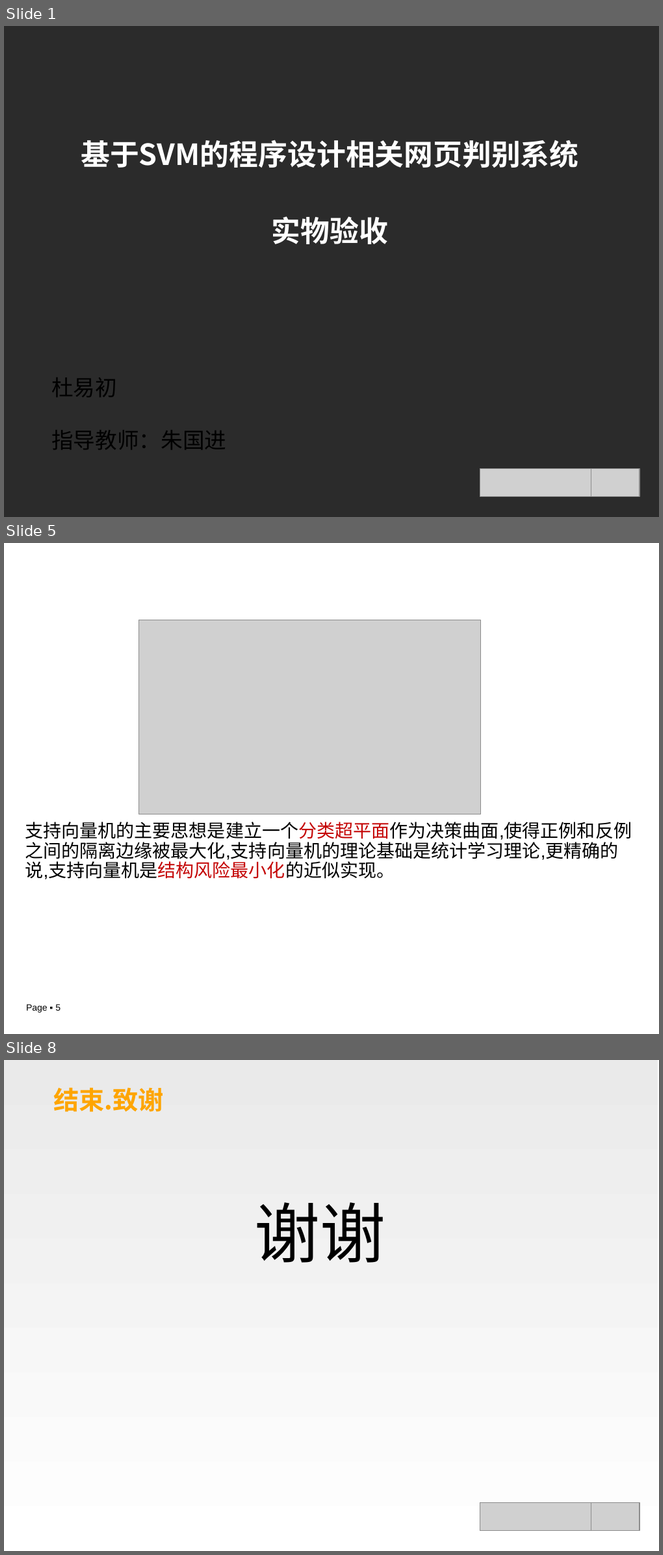
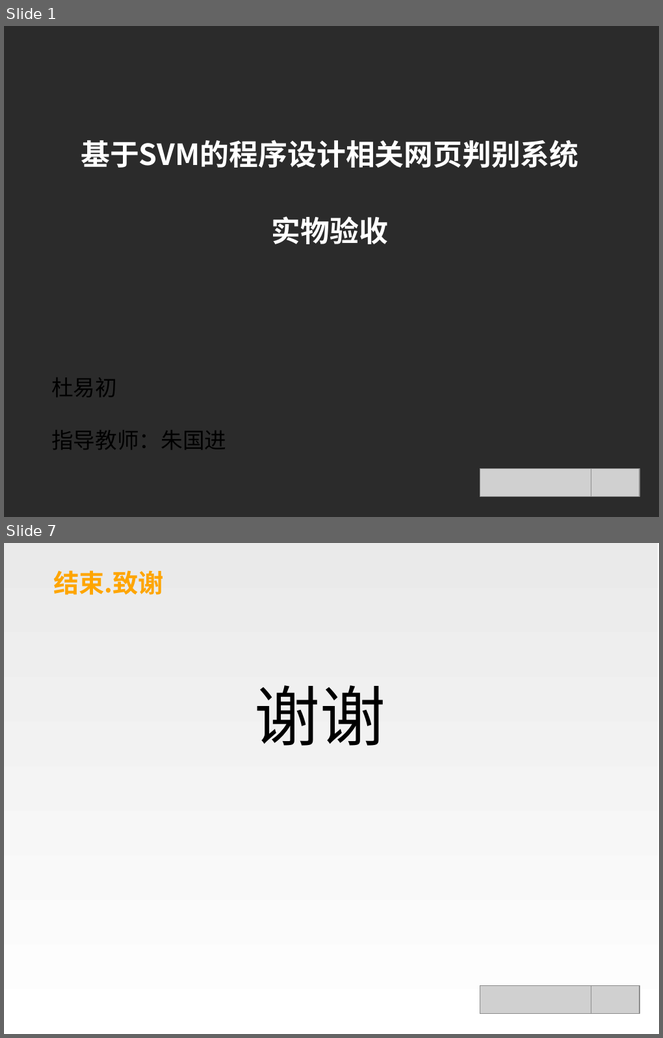
Before and after one commit to chuchu9293/GraduationProject, a slide deck: GraduationProjectDocs/毕设-实物验收.ppt. Shown one above the other, each under a label of ours: slides 1, 5 and 8 before the commit, slides 1 and 7 after it; the slides between them are not shown. The pictures are 663x1555 and 663x1038 pixels, drawn with LibreOffice and Linux fonts; fonts in the diff are those of the drawing; grey boxes stand for pictures; background and template pictures are left out; a plain dark background stands for a picture behind light text. Boxes give left, top, right and bottom in pixels: in the first picture for what was removed or moved away, otherwise in the second. Text is boxed around its words. In the diff, an @@ line names an element or a change of style, - is before the commit and + after.

```diff
--- a/GraduationProjectDocs/毕设-实物验收.ppt
+++ b/GraduationProjectDocs/毕设-实物验收.ppt
@@ slide 5 removed at (4,543,659,1034), background picture (left out) @@
@@ title removed at (25,557,636,604) @@
-支持向量机
@@ picture removed at (139,620,481,814) @@
@@ text removed at (25,822,633,880) @@
-支持向量机的主要思想是建立一个分类超平面作为决策曲面,使得正例和反例之间的隔离边缘被最大化,支持向量机的理论基础是统计学习理论,更精确的说,支持向量机是结构风险最小化的近似实现。
@@ page number removed at (26,1005,61,1013) @@
-Page ▪ 5
@@ what was slide 8 is now slide 7 @@
```
Also in this commit, not shown: 2 slides changed, 3 slides added, 3 other slides removed, 2 other files.
